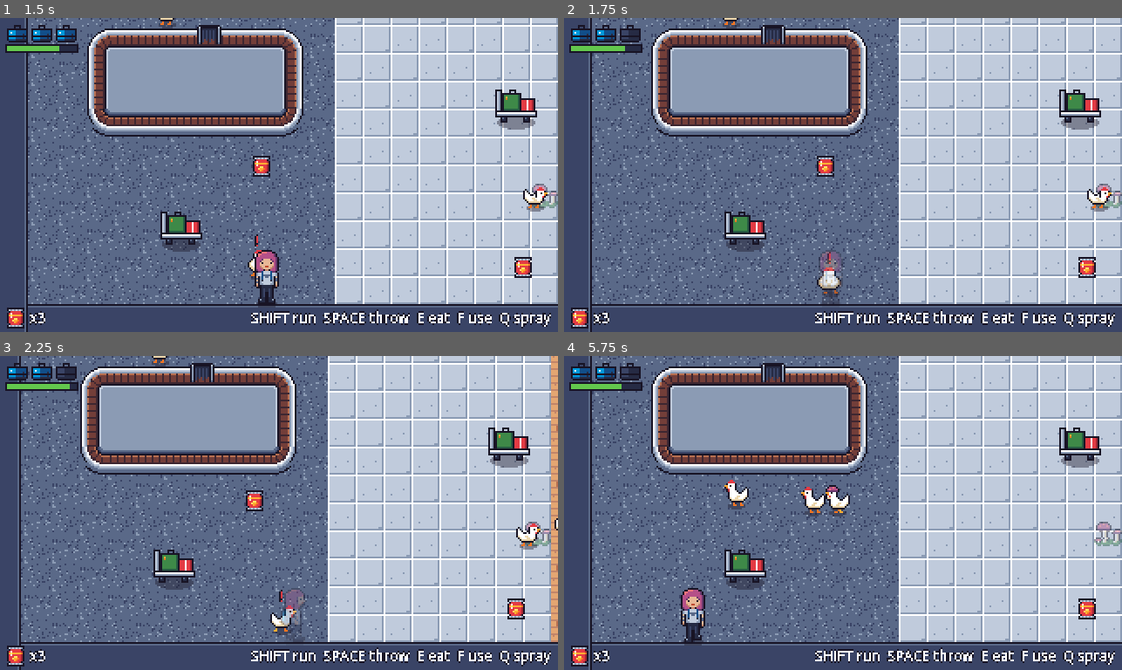
Above: before the commit, frames 1-4 (two rows, left to right).
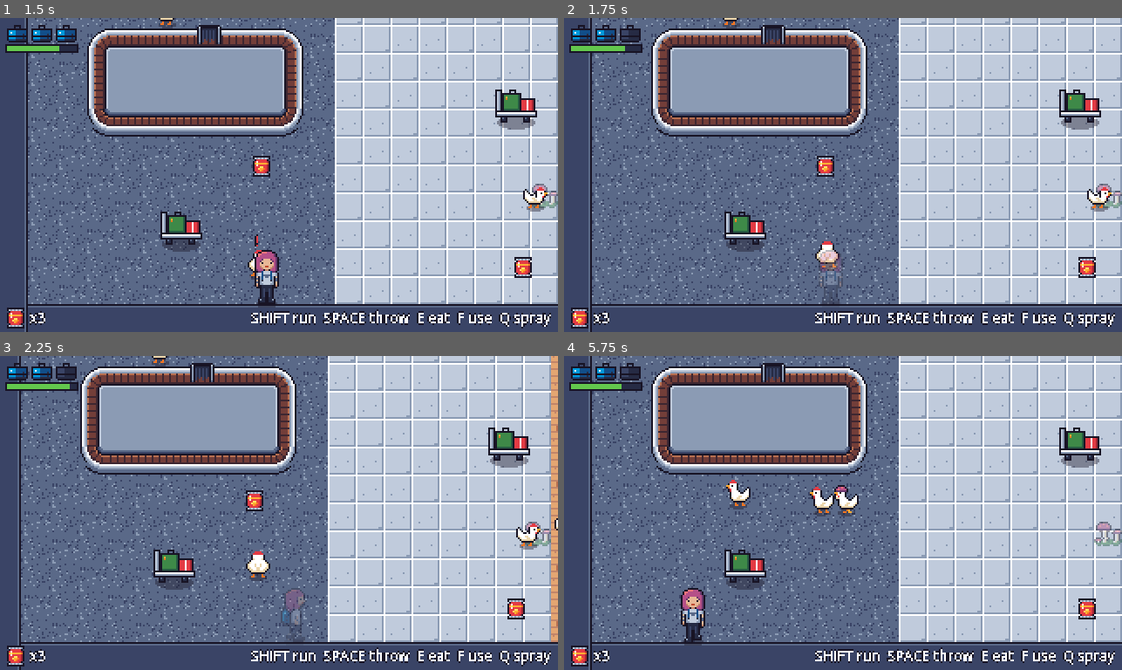
Above: after the commit, the same moments.

Repository: mvdmakesthings/PlanePoultryPanic
Game: Godot game, scene res://scenes/levels/prototype_room.tscn
Same seed, same stepped clock (60 frames per second), same inputs: the game is played once before the commit and once after it.
Inputs (mouse positions are in pixels of both pictures, inside the frame that each line leads up to):
- Up to frame 1 (1.5 s): move the mouse to (401, 159) at 0.52 s; hold D (move_right) 0.53-1.28 s; hold Shift (run) 0.53-1.28 s; click (401, 159) at 0.67 s; move the mouse to (167, 190) at 1.27 s; hold S (move_down) from 1.28 s (still down); tap E (eat_snack) at 1.35 s
- Up to frame 2 (1.75 s): keep holding S (move_down); tap Shift (run) at 1.55 s
- Up to frame 3 (2.25 s): move the mouse to (334, 443) at 2.02 s; release S (move_down) at 2.03 s; hold D (move_right) from 2.03 s (still down); hold F (interact) from 2.03 s (still down)
- Up to frame 4 (5.75 s): tap Shift (run) at 2.3, 2.85, 3.8, 4.55 s; move the mouse to (815, 575) at 2.77 s; release D (move_right) at 2.78 s; release F (interact) at 2.78 s; hold W (move_up) 2.78-3.53 s; click (815, 575) at 2.92 s; move the mouse to (1010, 560) at 3.52 s; hold Q (spray) 3.53-4.28 s; hold A (move_left) 3.53-5.03 s; move the mouse to (675, 465) at 4.27 s; tap Space (throw_snack) at 4.35 s; move the mouse to (870, 513) at 5.02 s; hold S (move_down) from 5.03 s (still down); hold Shift (run) from 5.03 s (still down); click (870, 513) at 5.17 s

Frame 1 is identical in both runs. In frame 2, 0.5% of the frame differs, in the area x 45-50%, y 71-89%; in frame 3, 0.6%; in frame 4, 0.8%, in the area x 28-53%, y 39-52%.

Commit message:
Knock chickens back after they land a peck
A chicken that pecks the player bounces back about two tiles and is
dazed for 0.8 seconds before resuming the chase, giving the player a
chance to run. Player.take_damage now reports whether a hit landed.

Diff:
--- a/game/scripts/characters/chicken.gd
+++ b/game/scripts/characters/chicken.gd
@@ -11,7 +11,7 @@
 ## Emitted just before a defeated chicken is removed.
 signal defeated
 
-enum State { WANDER, PURSUE, INVESTIGATE, EATING, SEEK_MUSHROOM, FEEDING, WINDUP, FROZEN }
+enum State { WANDER, PURSUE, INVESTIGATE, EATING, SEEK_MUSHROOM, FEEDING, WINDUP, FROZEN, RECOIL }
 
 const WALK_SHEET := preload("res://assets/sprites/chicken_walk.png")
 const IDLE_SHEET := preload("res://assets/sprites/chicken_idle.png")
@@ -42,6 +42,11 @@
 @export var alert_radius := 48.0
 @export var snack_notice_range := 100.0
 @export var eat_time := 2.5
+## After a peck lands, the chicken bounces back about two tiles and stays
+## dazed briefly, giving the player a chance to run.
+@export var recoil_speed := 180.0
+@export var recoil_friction := 500.0
+@export var daze_time := 0.8
 
 @export_group("Mushrooms")
 @export var mushroom_notice_range := 112.0
@@ -95,6 +100,7 @@
 var _hop_ready_in := 0.0
 var _egg_ready_in := 0.0
 var _slide_velocity := Vector2.ZERO
+var _recoil_velocity := Vector2.ZERO
 var _show_prompt := false
 
 @onready var _sprite: AnimatedSprite2D = $AnimatedSprite2D
@@ -145,6 +151,8 @@
 				_windup()
 			State.FROZEN:
 				_frozen()
+			State.RECOIL:
+				_recoil()
 		velocity += Carousel.push_for(get_tree(), global_position)
 	move_and_slide()
 	if not _is_hopping() and Carousel.in_any_chute(get_tree(), global_position):
@@ -322,6 +330,14 @@
 			return
 
 
+func _recoil() -> void:
+	_recoil_velocity = _recoil_velocity.move_toward(Vector2.ZERO, recoil_friction * get_physics_process_delta_time())
+	velocity = _recoil_velocity
+	if _timer <= 0.0:
+		_recoil_velocity = Vector2.ZERO
+		_start_pursuit(false)
+
+
 func _windup() -> void:
 	velocity = Vector2.ZERO
 	_facing = global_position.direction_to(_player.global_position)
@@ -463,11 +479,15 @@
 
 
 func _check_hit() -> void:
-	if state in [State.EATING, State.FEEDING, State.FROZEN] or _is_hopping():
+	if state in [State.EATING, State.FEEDING, State.FROZEN, State.RECOIL] or _is_hopping():
 		return
 	for body in _hitbox.get_overlapping_bodies():
-		if body is Player:
-			(body as Player).take_damage(Player.SUITCASE, global_position)
+		if body is Player and (body as Player).take_damage(Player.SUITCASE, global_position):
+			# Bounce back off the player and stay dazed for a moment.
+			state = State.RECOIL
+			_timer = daze_time
+			_recoil_velocity = body.global_position.direction_to(global_position) * recoil_speed
+			return
 
 
 func _update_visuals() -> void:
--- a/game/scripts/characters/player.gd
+++ b/game/scripts/characters/player.gd
@@ -108,9 +108,10 @@
 		spray()
 
 
-func take_damage(amount: int, from_position: Vector2) -> void:
+## Returns true if the hit landed (false while dead or invincible).
+func take_damage(amount: int, from_position: Vector2) -> bool:
 	if is_dead or _invincible_timer > 0.0:
-		return
+		return false
 	health = maxi(health - amount, 0)
 	health_changed.emit(health, max_health)
 	_knockback = (global_position - from_position).normalized() * knockback_strength
@@ -118,6 +119,7 @@
 		_die()
 	else:
 		_invincible_timer = invincibility_time
+	return true
 
 
 ## Returns false when the snack bag is full, so the pickup stays in the world.
--- a/game/tests/prototype_smoke.gd
+++ b/game/tests/prototype_smoke.gd
@@ -102,6 +102,7 @@
 	await _cornered_cart_test()
 	await _gate_test()
 	await _extinguisher_tests()
+	await _recoil_test()
 
 	if _failures.is_empty():
 		print("SMOKE TEST PASSED")
@@ -376,6 +377,21 @@
 	setup[0].queue_free()
 
 
+## A chicken that lands a peck bounces back and is dazed for a moment.
+func _recoil_test() -> void:
+	var setup := await _fresh_room(Vector2(244, 200), Vector2(232, 200))
+	var chicken: Chicken = setup[1]
+	var player: Player = setup[2]
+	await _wait(0.5)
+	var distance := chicken.global_position.distance_to(player.global_position)
+	print("chicken bounced back to %.0f px after pecking" % distance)
+	_check(player.health == player.max_health - Player.SUITCASE, "the chicken lands one peck")
+	_check(distance >= 24.0, "a chicken bounces back after pecking")
+	await _wait(0.8)
+	_check(chicken.state == Chicken.State.PURSUE, "a dazed chicken resumes the chase")
+	setup[0].queue_free()
+
+
 ## Walking up through the gate's open doors wins the round.
 func _gate_test() -> void:
 	# Park the spare chicken well away from the player's start, so its
Not shown, changed: docs/game-design-document.md
